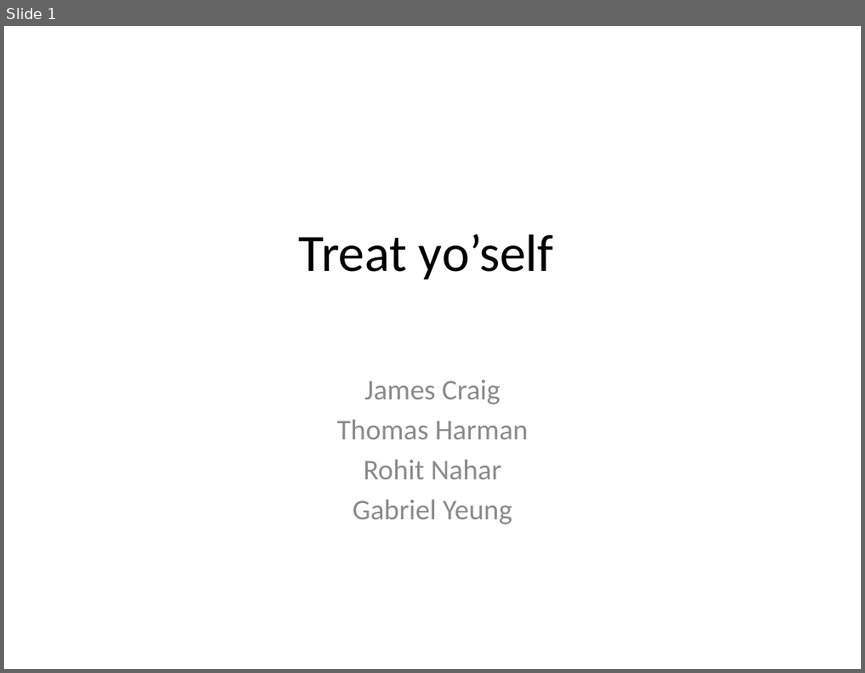
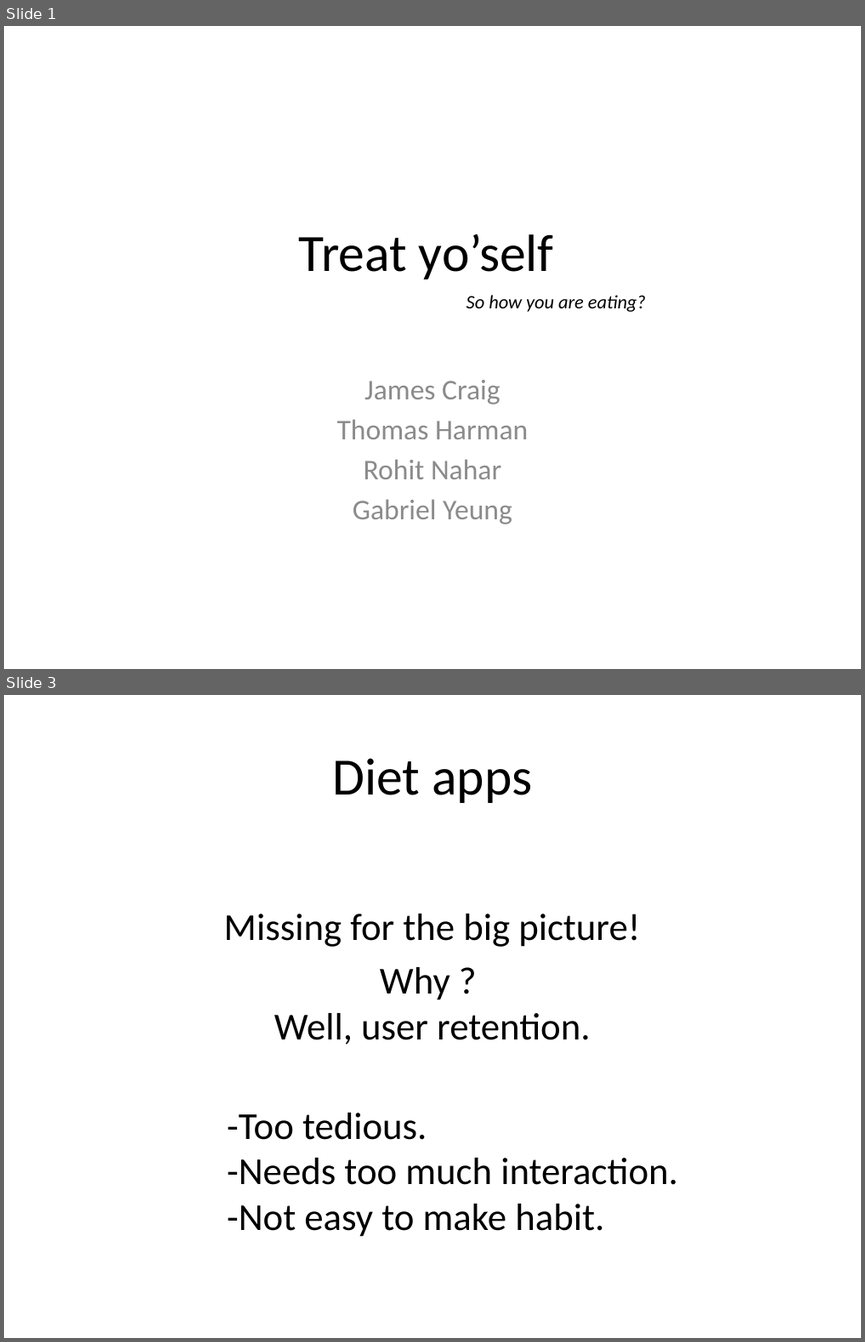
Before and after one commit to gabrielyeung/workshop, a slide deck: www/docs/treatyoself.pptx. Shown one above the other, each under a label of ours: slide 1 before the commit, slides 1 and 3 after it; the slides between them are not shown. The pictures are 865x673 and 865x1342 pixels, drawn with LibreOffice and Linux fonts; fonts in the diff are those of the drawing. Boxes give left, top, right and bottom in pixels: in the first picture for what was removed or moved away, otherwise in the second. Text is boxed around its words. In the diff, an @@ line names an element or a change of style, - is before the commit and + after.

```diff
--- a/www/docs/treatyoself.pptx
+++ b/www/docs/treatyoself.pptx
@@ slide 3 added at [4, 695, 861, 1338], background #FFFFFF @@
@@ title added at [332, 758, 532, 803], 44 pt, text #000000 @@
+Diet apps
@@ text added at [224, 913, 678, 1236], 32 pt, text #000000 @@
+Missing for the big picture!
+Why ?
+Well, user retention.
+-Too tedious.
+-Needs too much interaction.
+-Not easy to make habit.
@@ slide 1 changed as well @@
@@ text added at [466, 295, 646, 312], 16 pt, text #000000, italic @@
+So how you are eating?
```
Also in this commit, not shown: 7 other slides added.
